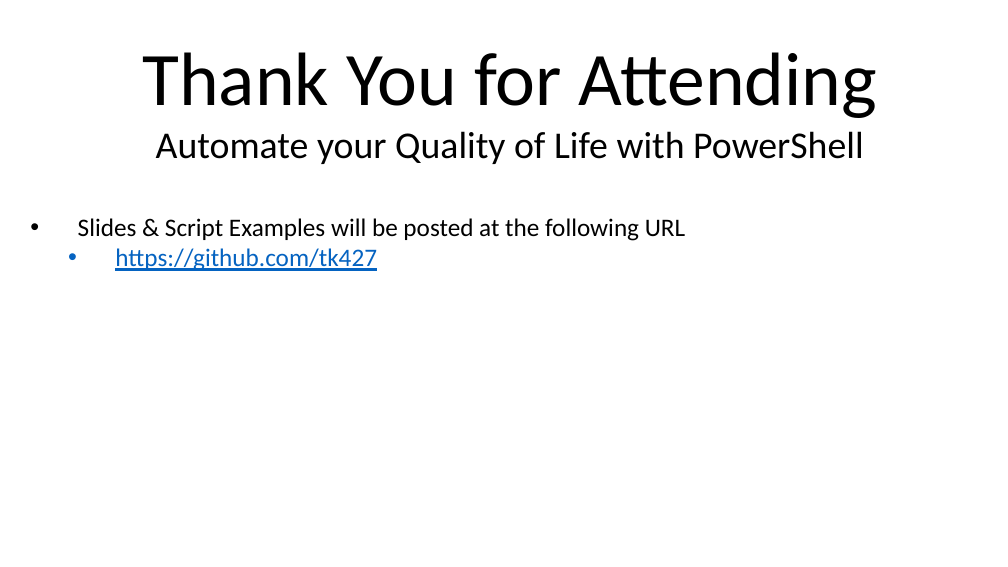
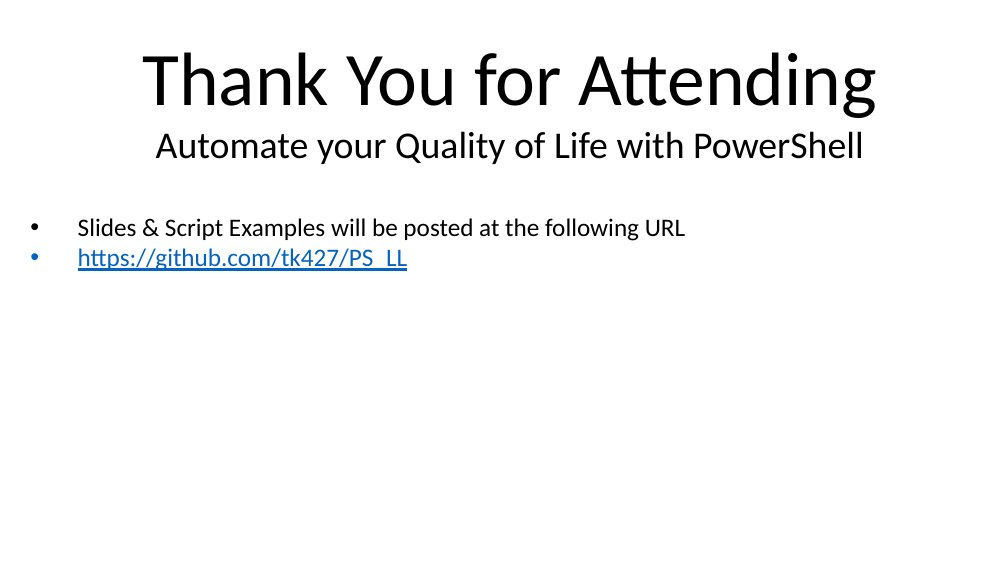
Before and after one commit to tk427/PS_LL, a slide deck: slide 28 of PowerShell_DogFood.pptx. Drawn at 1008x567 pixels with LibreOffice and Linux fonts; fonts in the diff are those of the drawing; background and template pictures are left out. Boxes give left, top, right and bottom in pixels: in the first picture for what was removed or moved away, otherwise in the second. Text is boxed around its words. In the diff, an @@ line names an element or a change of style, - is before the commit and + after.

```diff
--- a/PowerShell_DogFood.pptx
+++ b/PowerShell_DogFood.pptx
@@ text at <box>78,248,408,271</box>: text changed @@
-  • https://github.com/tk427
+• https://github.com/tk427/PS_LL
```
Also in this commit, not shown: 2 other slides changed.
